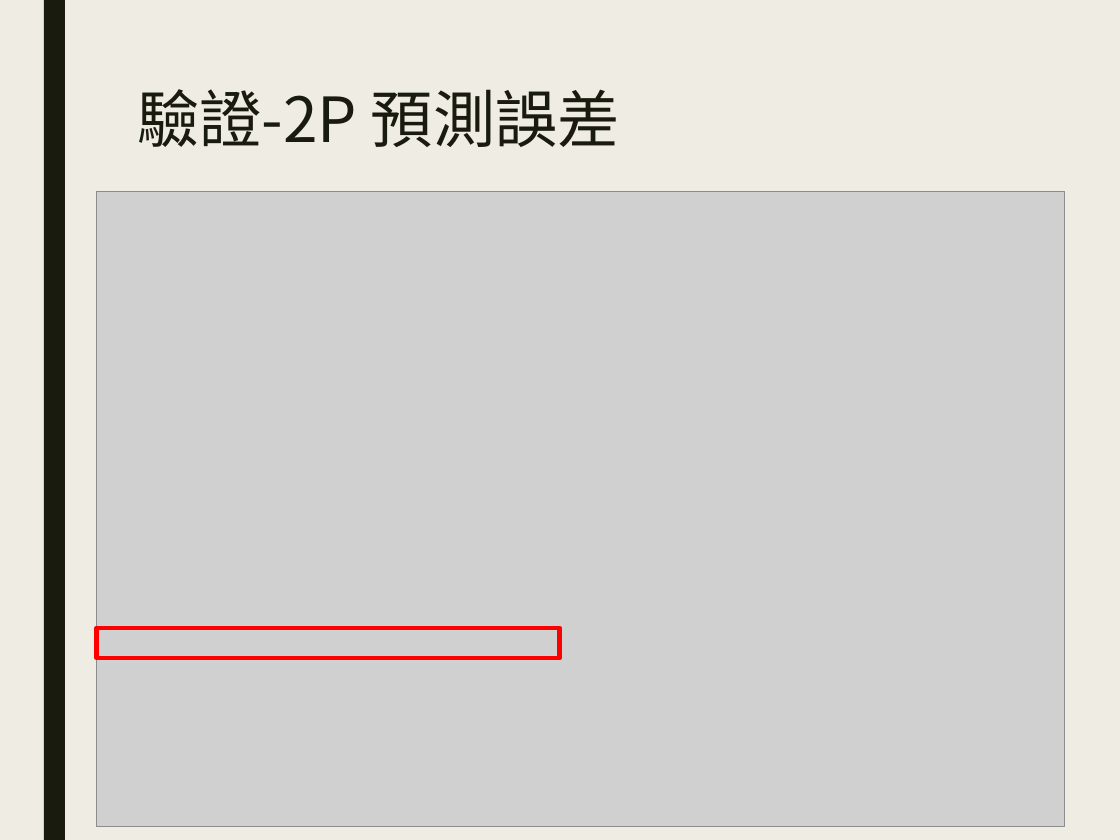
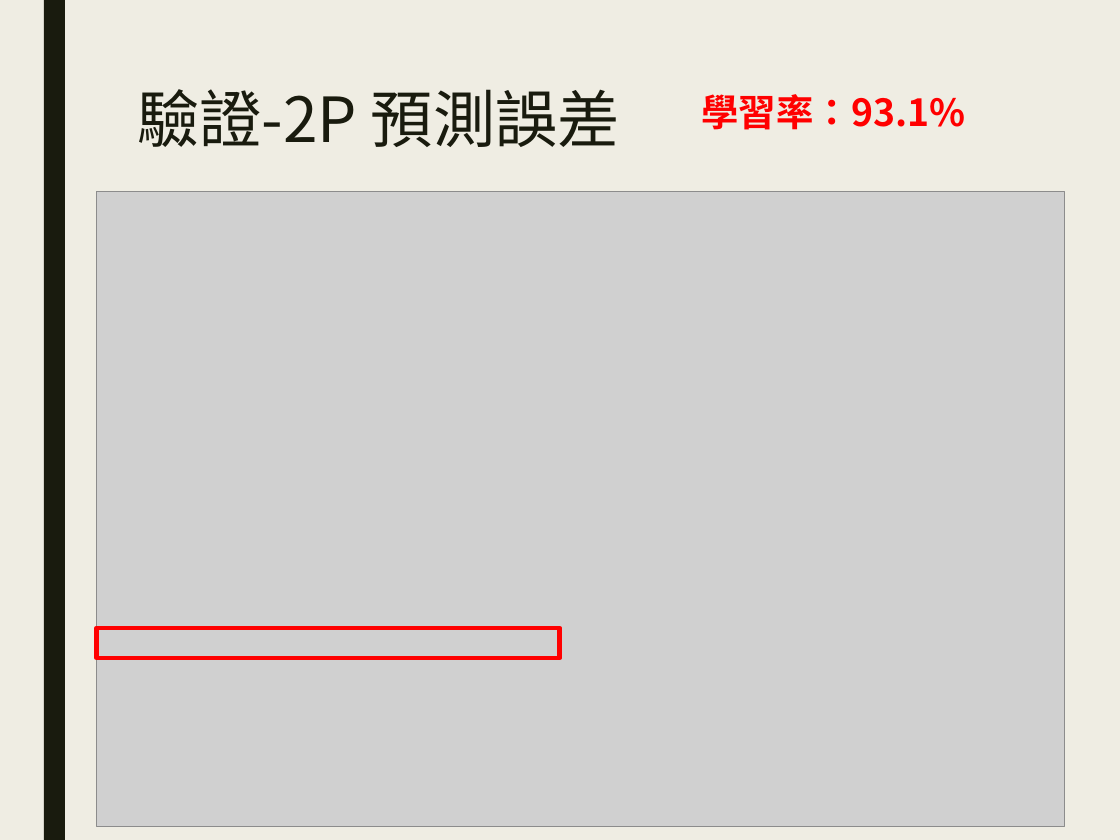
Before and after one commit to BBS86x1023/PingPong-project-management-of-Machine-learning, a slide deck: slide 55 of Report/乒乓球專案管理-林言珀.pptx (slide 45 before the commit). Drawn at 1120x840 pixels with LibreOffice and Linux fonts; fonts in the diff are those of the drawing; grey boxes stand for pictures. Boxes give left, top, right and bottom in pixels: in the first picture for what was removed or moved away, otherwise in the second. Text is boxed around its words. In the diff, an @@ line names an element or a change of style, - is before the commit and + after.

```diff
--- a/Report/乒乓球專案管理-林言珀.pptx
+++ b/Report/乒乓球專案管理-林言珀.pptx
@@ text added at <box>702,94,965,130</box>, 24 pt, text #FF0000, bold @@
+學習率：93.1%
```
Also in this commit, not shown: 1 other slide changed, 10 slides added.
